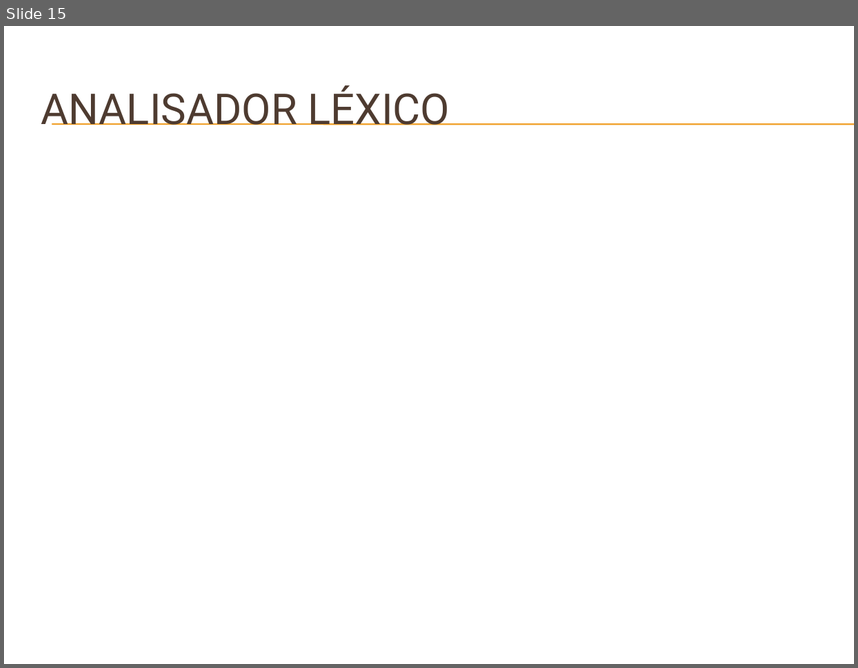
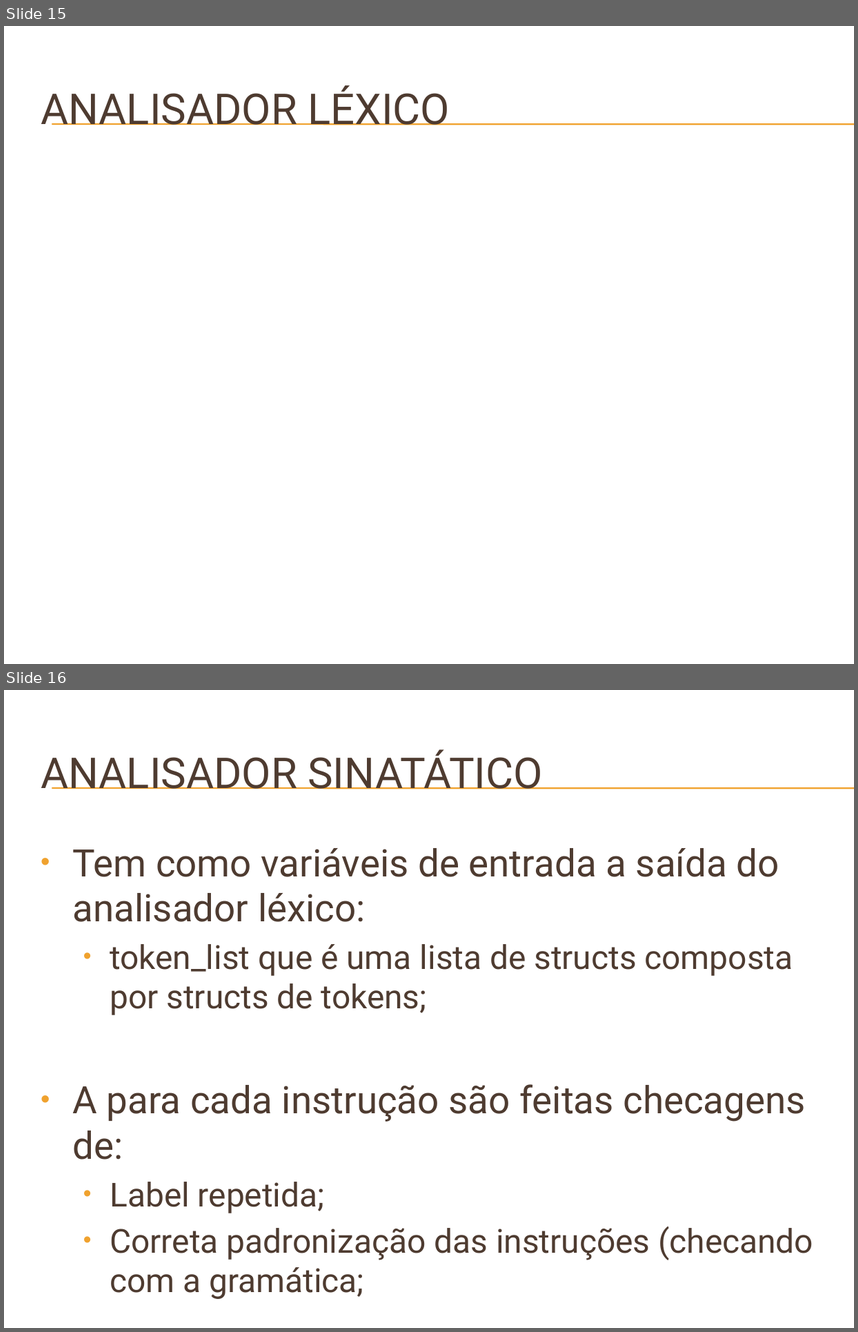
Before and after one commit to badershs/mips-assembler-unb, a slide deck: doc/Apresentação do GMAG – Software Básico.pptx. Shown one above the other, each under a label of ours: slide 15 before the commit, slides 15 and 16 after it. The pictures are 858x668 and 858x1332 pixels, drawn with LibreOffice and Linux fonts; fonts in the diff are those of the drawing; background and template pictures are left out. Boxes give left, top, right and bottom in pixels: in the first picture for what was removed or moved away, otherwise in the second. Text is boxed around its words. In the diff, an @@ line names an element or a change of style, - is before the commit and + after.

Commit message:
Fiz a parte da apresentação com relação ao analisador sintático, se quiserem complementar alguma coisa, ou se quiserem que eu faça mais coisas é só avisar.

```diff
--- a/doc/Apresentação do GMAG – Software Básico.pptx
+++ b/doc/Apresentação do GMAG – Software Básico.pptx
@@ slide 16 added at [4,690,854,1328], background picture (left out); not listed: 2 template elements that a slide beside it also shows @@
@@ title added at [41,749,542,789], 36 pt, text #4E3B30 @@
+ANALISADOR SINATÁTICO
@@ text added at [72,848,813,1260], 28 pt, text #4E3B30 @@
+• Tem como variáveis de entrada a saída do analisador léxico:
+  • token_list que é uma lista de structs composta por structs de tokens;
+• A para cada instrução são feitas checagens de:
+  • Label repetida;
+  • Correta padronização das instruções (checando com a gramática;
```
Also in this commit, not shown: 2 other slides added.
